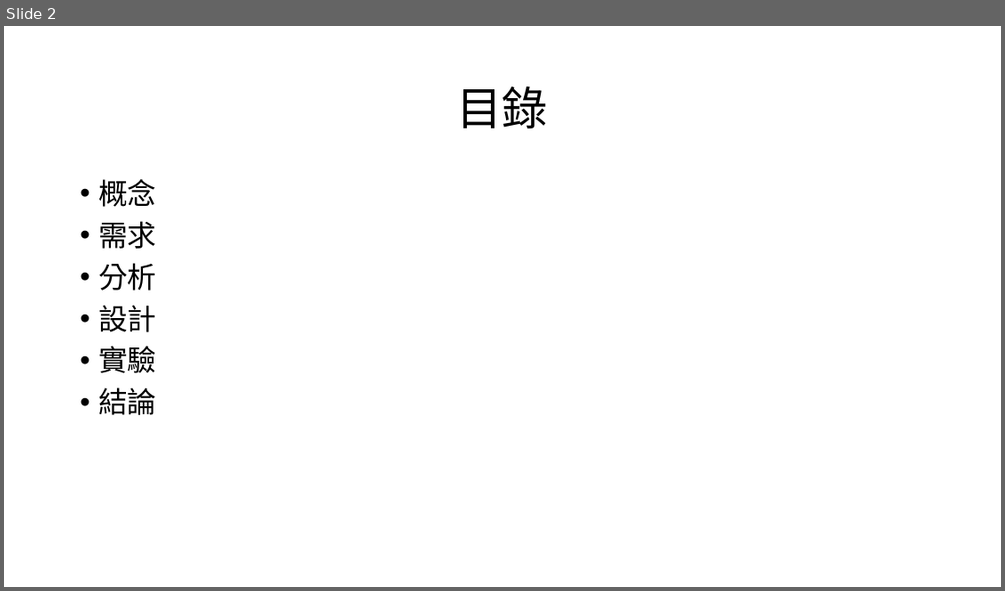
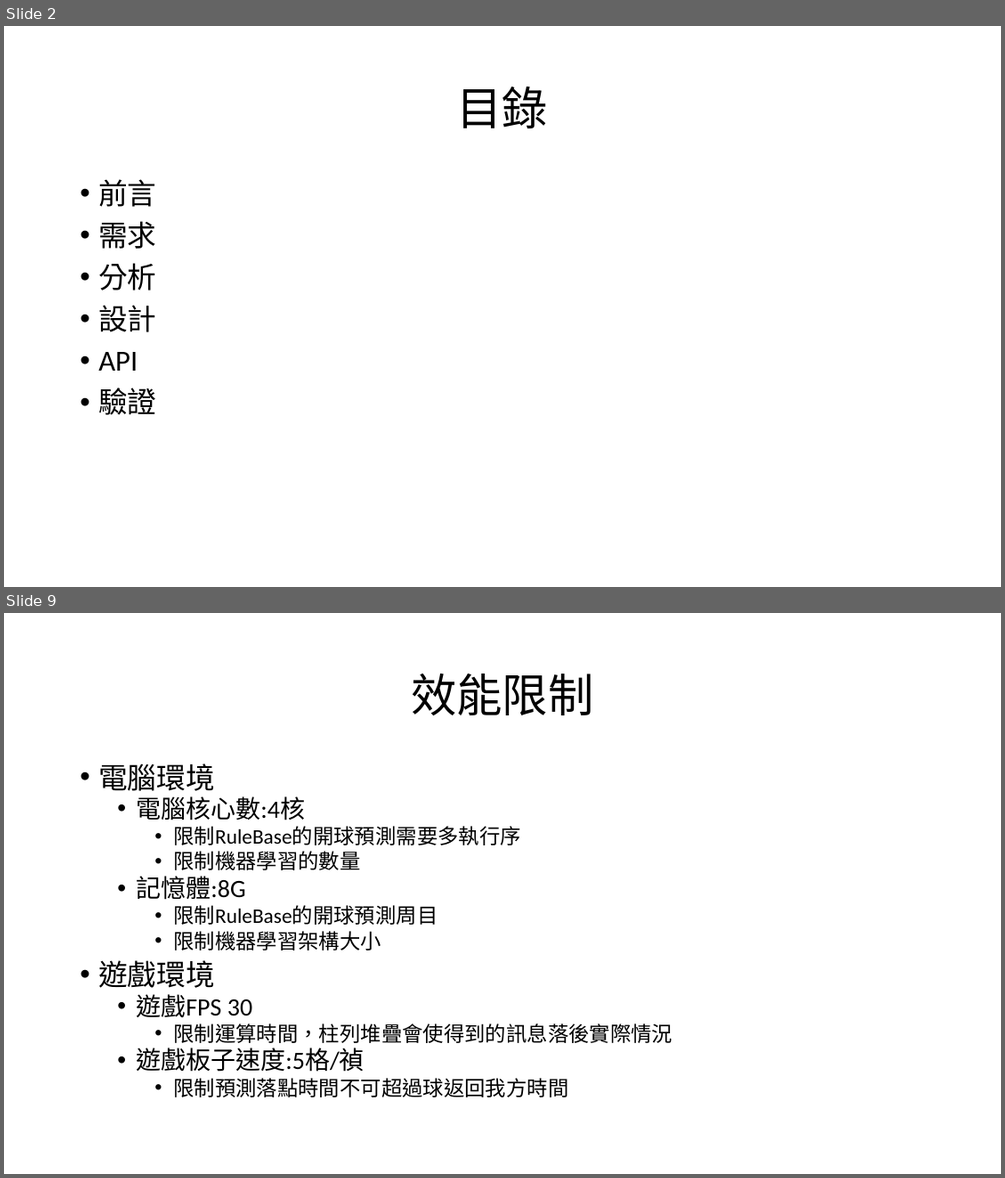
Before and after one commit to HongYu313Lin/-, a slide deck: 乒乓球規格.pptx. Shown one above the other, each under a label of ours: slide 2 before the commit, slides 2 and 9 after it; the slides between them are not shown. The pictures are 1005x591 and 1005x1178 pixels, drawn with LibreOffice and Linux fonts; fonts in the diff are those of the drawing. Boxes give left, top, right and bottom in pixels: in the first picture for what was removed or moved away, otherwise in the second. Text is boxed around its words. In the diff, an @@ line names an element or a change of style, - is before the commit and + after.

```diff
--- a/乒乓球規格.pptx
+++ b/乒乓球規格.pptx
@@ slide 9 added at (x1=4, y1=613, x2=1001, y2=1174), background #FFFFFF @@
@@ title added at (x1=411, y1=674, x2=593, y2=715), 44 pt, text #000000 @@
+效能限制
@@ text added at (x1=98, y1=763, x2=672, y2=1097), 20 pt, text #000000 @@
+• 電腦環境
+  • 電腦核心數:4核
+    • 限制RuleBase的開球預測需要多執行序
+    • 限制機器學習的數量
+  • 記憶體:8G
+    • 限制RuleBase的開球預測周目
+    • 限制機器學習架構大小
+• 遊戲環境
+  • 遊戲FPS 30
+    • 限制運算時間，柱列堆疊會使得到的訊息落後實際情況
+  • 遊戲板子速度:5格/禎
+    • 限制預測落點時間不可超過球返回我方時間
@@ slide 2 changed as well @@
@@ text at (x1=98, y1=179, x2=156, y2=207): text changed @@
-• 概念
+• 前言
@@ text at (x1=98, y1=352, x2=156, y2=415): text changed @@
-• 實驗
-• 結論
+• API
+• 驗證
```
Also in this commit, not shown: 5 other slides changed, 27 other slides added, 22 other files.
